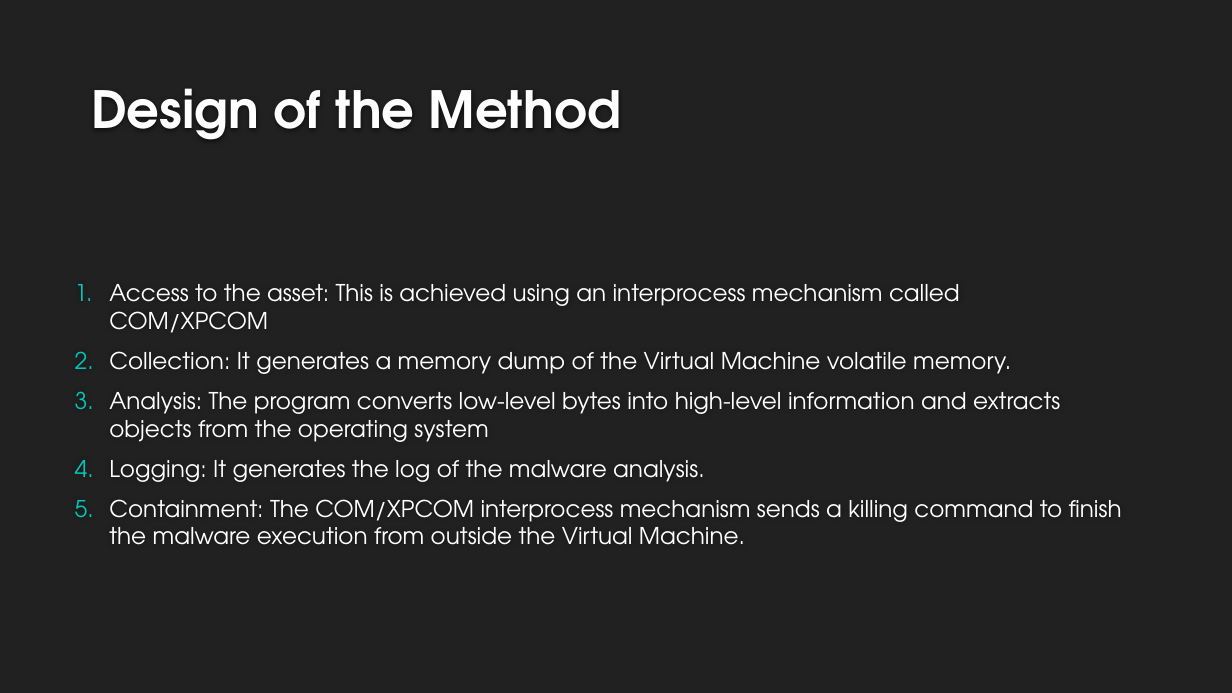
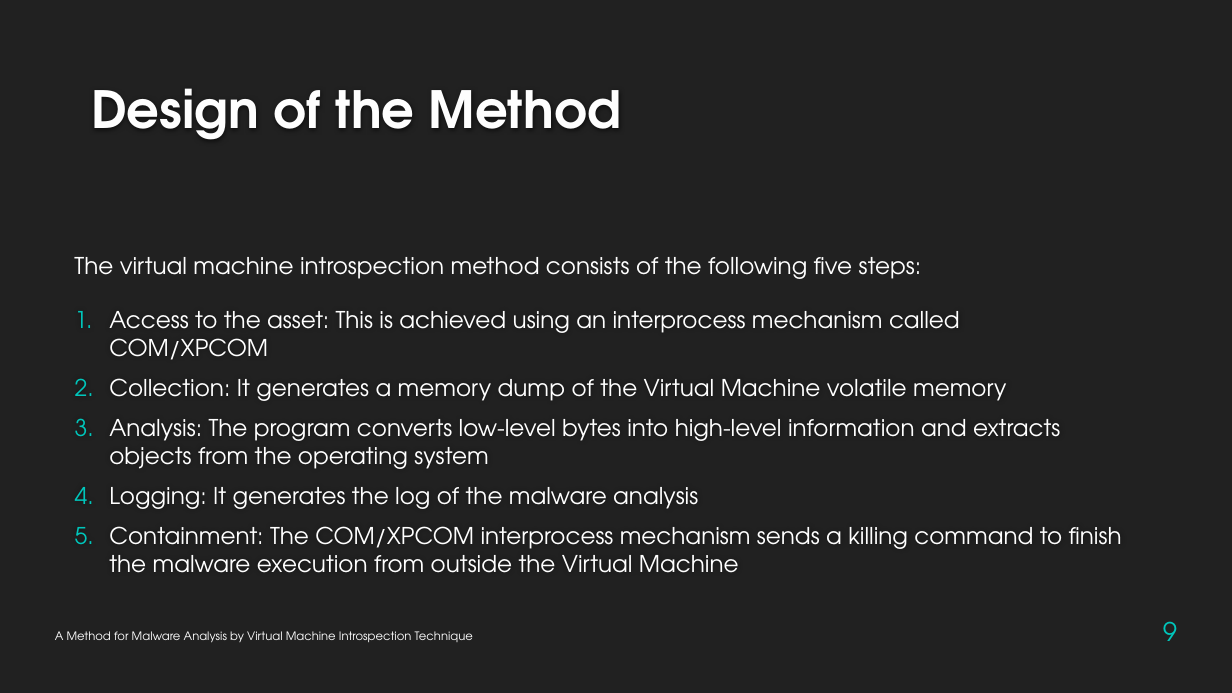
Before and after one commit to KiRiLldrs/academic-fundamentals, a slide deck: slide 9 of lab3 V2.pptx. Drawn at 1232x693 pixels with LibreOffice and Linux fonts; fonts in the diff are those of the drawing; background and template pictures are left out. Boxes give left, top, right and bottom in pixels: in the first picture for what was removed or moved away, otherwise in the second. Text is boxed around its words. In the diff, an @@ line names an element or a change of style, - is before the commit and + after.

```diff
--- a/lab3 V2.pptx
+++ b/lab3 V2.pptx
@@ text added at [74, 257, 922, 279], 18 pt, text #FFFFFF @@
+The virtual machine introspection method consists of the following five steps:
@@ text "Access to the asset: This ...": place and size @@
-text "Access to the asset: This ..." at [109, 284, 1122, 545]
+text "Access to the asset: This ..." at [109, 311, 1122, 573]
@@ text at [109, 378, 1006, 401]: text changed @@
-2. Collection: It generates a memory dump of the Virtual Machine volatile memory.
+2. Collection: It generates a memory dump of the Virtual Machine volatile memory
@@ text at [109, 487, 1122, 573]: text changed @@
-4. Logging: It generates the log of the malware analysis.
-5. Containment: The COM/XPCOM interprocess mechanism sends a killing command to finish the malware execution from outside the Virtual Machine.
+4. Logging: It generates the log of the malware analysis
+5. Containment: The COM/XPCOM interprocess mechanism sends a killing command to finish the malware execution from outside the Virtual Machine
@@ page number added at [1163, 621, 1177, 641], 20 pt, text #00C6BB @@
+9
@@ text added at [55, 631, 473, 643], 9 pt, text #FFFFFF @@
+A Method for Malware Analysis by Virtual Machine Introspection Technique
```
Also in this commit, not shown: 12 other slides changed.
